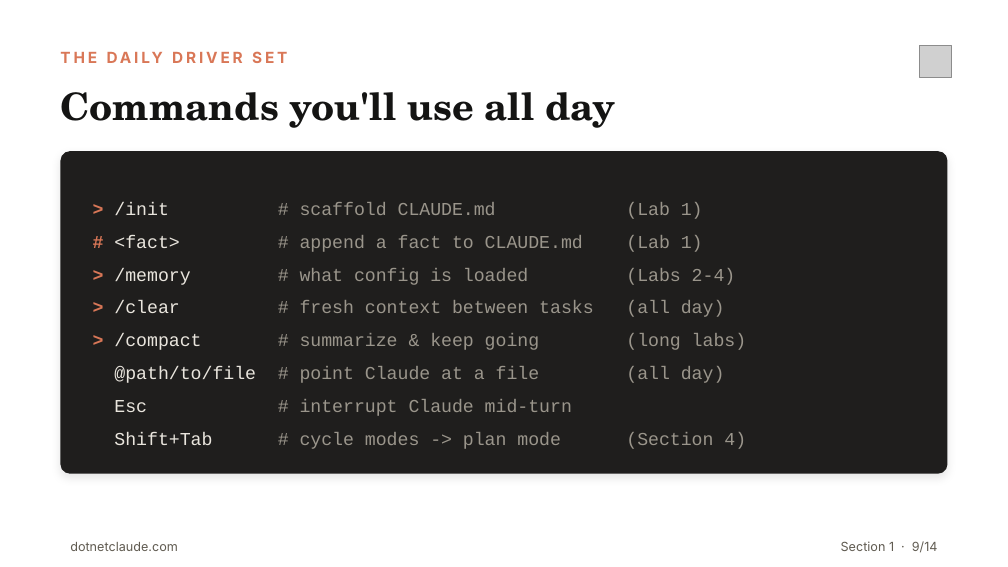
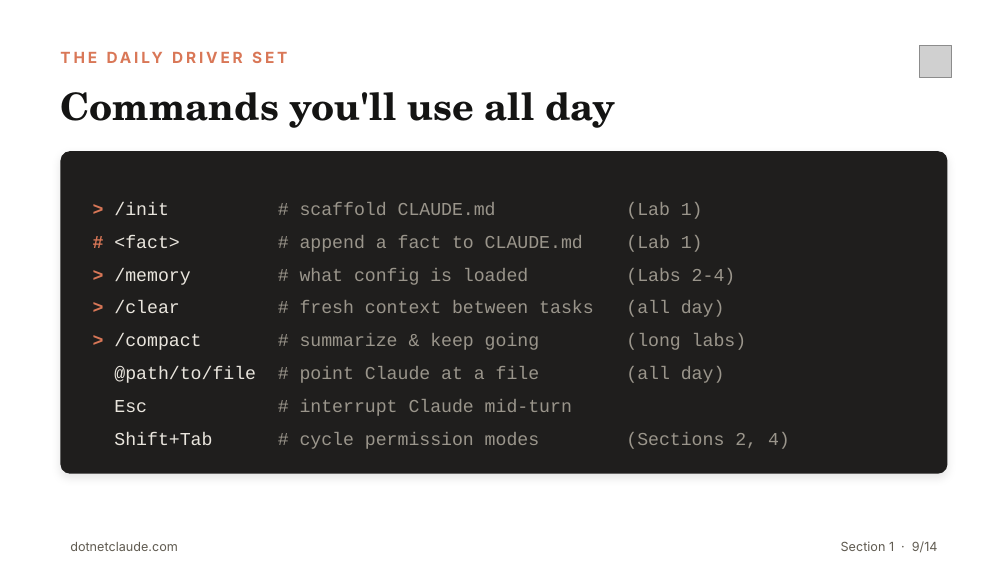
Before and after one commit to cwoodruff/dotnet-claude-workshop-content, a slide deck: slide 9 of decks/Day 1/Section1-Foundations-Claude-Code-CLI.pptx. Drawn at 1008x567 pixels with LibreOffice and Linux fonts; fonts in the diff are those of the drawing; grey boxes stand for pictures. Boxes give left, top, right and bottom in pixels: in the first picture for what was removed or moved away, otherwise in the second. Text is boxed around its words. In the diff, an @@ line names an element or a change of style, - is before the commit and + after.

```diff
--- a/decks/Day 1/Section1-Foundations-Claude-Code-CLI.pptx
+++ b/decks/Day 1/Section1-Foundations-Claude-Code-CLI.pptx
@@ text at bbox=[114, 432, 790, 449]: text changed @@
-Shift+Tab # cycle modes -> plan mode (Section 4)
+Shift+Tab # cycle permission modes (Sections 2, 4)
```
Also in this commit, not shown: 1 other slide changed, 53 other files.
